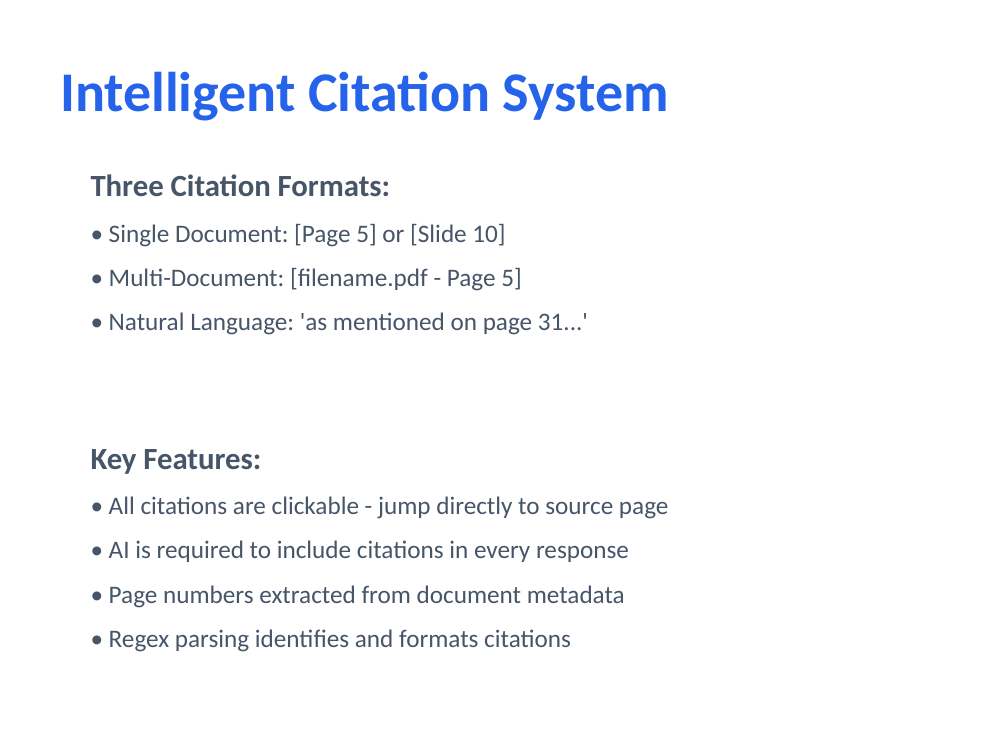
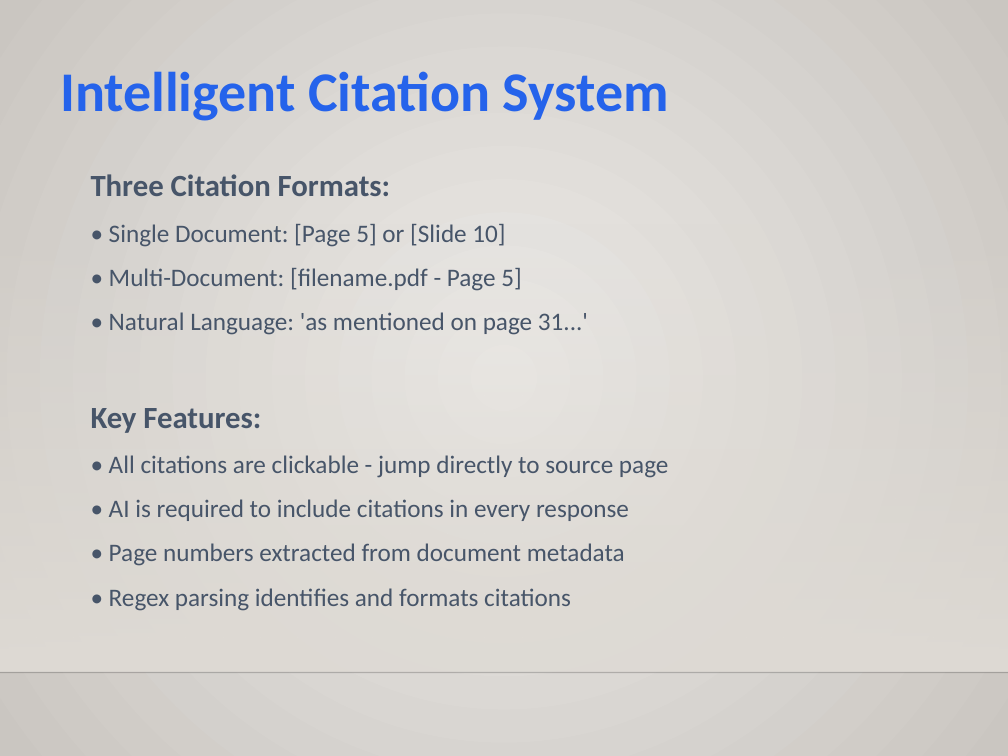
Before and after one commit to juliuskanyama18/ChatBotwithPDF, a slide deck: slide 8 of ChatBot_with_PDF_Presentation.pptx. Drawn at 1008x756 pixels with LibreOffice and Linux fonts; fonts in the diff are those of the drawing; background and template pictures are left out. Boxes give left, top, right and bottom in pixels: in the first picture for what was removed or moved away, otherwise in the second. Text is boxed around its words. In the diff, an @@ line names an element or a change of style, - is before the commit and + after.

Commit message:
Multistrategy chunking for different documents format

```diff
--- a/ChatBot_with_PDF_Presentation.pptx
+++ b/ChatBot_with_PDF_Presentation.pptx
@@ background #FFFFFF to gradient #ECEAE7 to #CAC7C1 @@
@@ rectangle added at (x1=0, y1=222, x2=1008, y2=671), fill gradient #DFDBD5 @@
@@ text "Key Features:" moved from (x1=91, y1=449, x2=668, y2=652) to (x1=91, y1=408, x2=668, y2=611) @@
@@ line added from (0, 672) to (1008, 672), #000001 1 pt @@
```
Also in this commit, not shown: 11 other slides changed, 2 slides removed, 22 other files.
